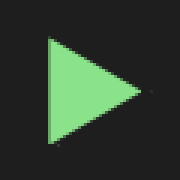
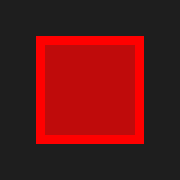
Layered file, before and after one edit (180x180). Changes by layer:
added layer "run_halt" above "run_debug" over [36, 36, 144, 144]
hid "run_debug" over [48, 36, 153, 147]
